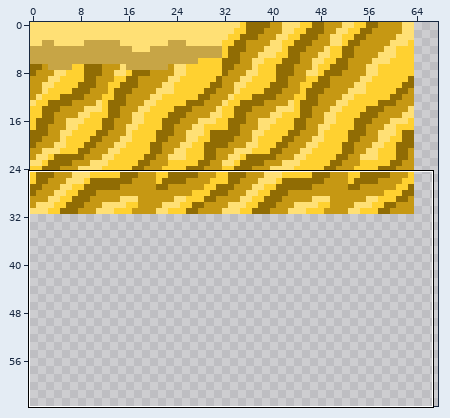
Two versions of one sprite sheet, TowerArea/sand_tileset.png. The picture above shows the old version from afar; the outline marks the close-up.
Close-up. First the earlier version:
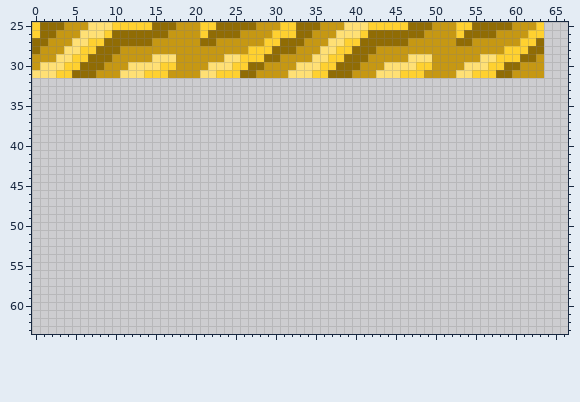
The file is 128x64 pixels. Shown: x 0..66, y 25..63. The wide view leaves out empty margins.
Now the later version:
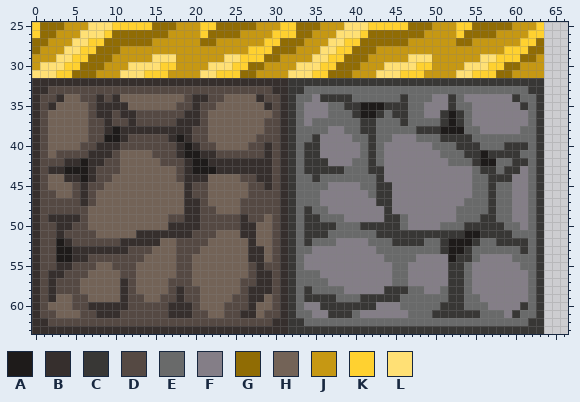
Palette (. is transparent): A #1e1b1a  B #362f2d  C #383735  D #554943  E #696a6a  F #847e87  G #906c04  H #736357  J #c69813  K #ffd130  L #ffe075
Author's note on the commit: Added dirt and stone tiles.
The exact change:
y 32: x 0..63 ................................................................ -> BBBBBBBBBBBBBBBBBBBBBBBBBBBBBBBBCCCCCCCCCCCCCCCCCCCCCCCCCCCCCCCC
y 33: x 0..63 ................................................................ -> BBDDDDDDDDDDDDDDDDDDDDDDDDDDDDBBCCEEEEEEEEEEEEEEEEEEEEEEEEEEEECC
y 34: x 0..63 ................................................................ -> BDDBHHDDBDBHHHHHHHHDBBDDHHHHBDDBCEEFCCCCEEEEEECEEEFFCEFFFFFFCEEC
y 35: x 0..63 ................................................................ -> BDBHHHHDBBBBHHHHHHDDBDDHHHHHHBDBCEFFFEECCAAACCCEEFFFCEEFFFFFFCEC
y 36: x 0..63 ................................................................ -> BDHHHHHDBBDBBDDDDDDBBDHHHHHHHHDBCEFFFEEECAACECCEEFFCACEFFFFFFFEC
y 37: x 0..63 ................................................................ -> BDHHHHHDDBDDBDDDDDBBBDHHHHHHHDDBCEFEEEEEECCEEECEEEECACEFFFFFFFEC
y 38: x 0..63 ................................................................ -> BDHHHHHDDBABBBBBBBBBDDHHHHHHHDDBCEEEEFFEECCEEEEECCCAAAEEFFFFFEEC
y 39: x 0..63 ................................................................ -> BDHHHHHDDAABDDDDDBABDDHHHHHHDDDBCEECFFFFEECEEFFFEEECCCCEEEEEEEEC
y 40: x 0..63 ................................................................ -> BDHHHHDDBBBDDDDDDDBABDDHHHHDDBDBCECCFFFFFECEFFFFFFEEECCCEEECCCEC
y 41: x 0..63 ................................................................ -> BDHDDDDBBBDHHHHDDDBAABBDDDDDDBDBCECCFFFFFECEFFFFFFFEEECCACCCCEEC
y 42: x 0..63 ................................................................ -> BDDDBBABBDDHHHHHDDDBAABBBBBBBBDBCECCCFFFEECEFFFFFFFFEEECAAEECCEC
y 43: x 0..63 ................................................................ -> BDBBAAABDDDHHHHHHHDBAAABBBBBBBDBCECCCCCEEECCFFFFFFFFFFFECCECCFEC
y 44: x 0..63 ................................................................ -> BDHHBBABDDHHHHHHHHDBBBHHHHDDBBDBCEECEEEEEEECFFFFFFFFFFFEECCCFFEC
y 45: x 0..63 ................................................................ -> BDHHHDBDDHHHHHHHHHHBDDHHHHHDDBDBCEEEEFFFFEECCFFFFFFFFFFEECEEFFEC
y 46: x 0..63 ................................................................ -> BDDHHDBDHHHHHHHHHHHBDDHHHHHDDDDBCEEEFFFFFFECCFFFFFFFFFFEECEEFFEC
y 47: x 0..63 ................................................................ -> BDDDDDBDHHHHHHHHHHHBBDHHHHDDDDDBCEEEFFFFFFFCCFFFFFFFFFEEECEEFFEC
y 48: x 0..63 ................................................................ -> BDDDDDDHHHHHHHHHHHHBBDDHHHDDDDDBCECEEFFFFFFFCFFFFFFFFEEEECEEFFEC
y 49: x 0..63 ................................................................ -> BDBBBBDHHHHHHHHHHDDBBDDDDDBDDHDBCECCEEEFFFFFCCEFFFFFFEEECCEEFFEC
y 50: x 0..63 ................................................................ -> BDDBBDDHHHHHHHHHHBBBBDDDDDBBHHDBCECCCCEEECCCCCEFFFFEEECCCCCEEFEC
y 51: x 0..63 ................................................................ -> BDDBDDDDHHHHHBBBBBBBDDDHHHBBHHDBCECCCEEEEEECCCCCCCCCCCAACCCCEEEC
y 52: x 0..63 ................................................................ -> BDDABDDDDDDBBBBBHHDDDDHHHHHBHHDBCECEEEFFFFEEECCCCEECAAACEECCCCEC
y 53: x 0..63 ................................................................ -> BDDAABBBBBBBDDDHHHDDDHHHHHHBBHDBCEEFFFFFFFFEEEEEEEECAACEEEEEECEC
y 54: x 0..63 ................................................................ -> BDDAABBDDDDDDDHHHHDDHHHHHHHBBHDBCEFFFFFFFFFFEEEEFFFFACCEFFFFEEEC
y 55: x 0..63 ................................................................ -> BDDBBDDDHHDDDHHHHHDDHHHHHHHDBDDBCEFFFFFFFFFFFEEFFFFFCCEFFFFFFEEC
y 56: x 0..63 ................................................................ -> BDBBDDDHHHHDDHHHHHDDHHHHHHHDBBDBCEEEFFFFFFFFFEEFFFFFCCEFFFFFFFEC
y 57: x 0..63 ................................................................ -> BDBDDDHHHHHBDHHHHDDDHHHHHHDDBBDBCEEEEFFFFFFFFEEFFFFFCCEFFFFFFFEC
y 58: x 0..63 ................................................................ -> BDBDDDHHHHHBDHHHHDBDDHHHHHDBBBDBCECEEEEFFFFFCCCEEFFECCEFFFFFFFEC
y 59: x 0..63 ................................................................ -> BDBHHDDHHHHBDDHHDDBDDHHHHDDBBHDBCECCCCEEECCCCCEEEEEECCEEFFFFFFEC
y 60: x 0..63 ................................................................ -> BDHHHDDBBBBBDDDDDBBBDHHHDDDBHHDBCEFFCCCCCCCFFFEEEEECCCEEEFFFFCEC
y 61: x 0..63 ................................................................ -> BDDHHHDDBBBDDDDDDBBBDDHHDDBBHDDBCEEFFCCCEFFFFFFEEECCCCCCEEEFCEEC
y 62: x 0..63 ................................................................ -> BBDDDDDDDDDDDDDDDDDDDDDDDDDDDDBBCCEEEEEEEEEEEEEEEEEEEEEEEEEEEECC
y 63: x 0..63 ................................................................ -> BBBBBBBBBBBBBBBBBBBBBBBBBBBBBBBBCCCCCCCCCCCCCCCCCCCCCCCCCCCCCCCC
